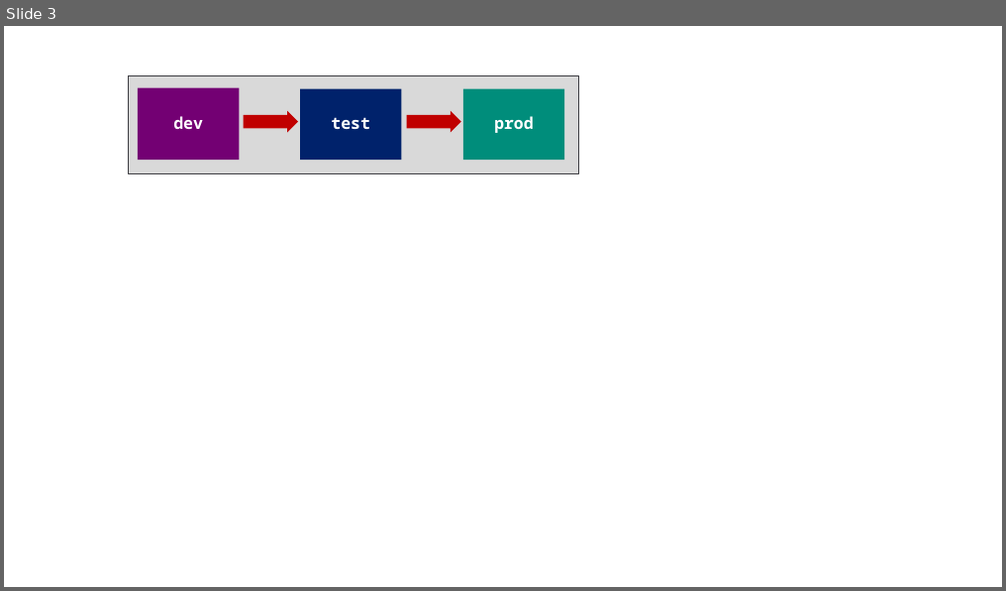
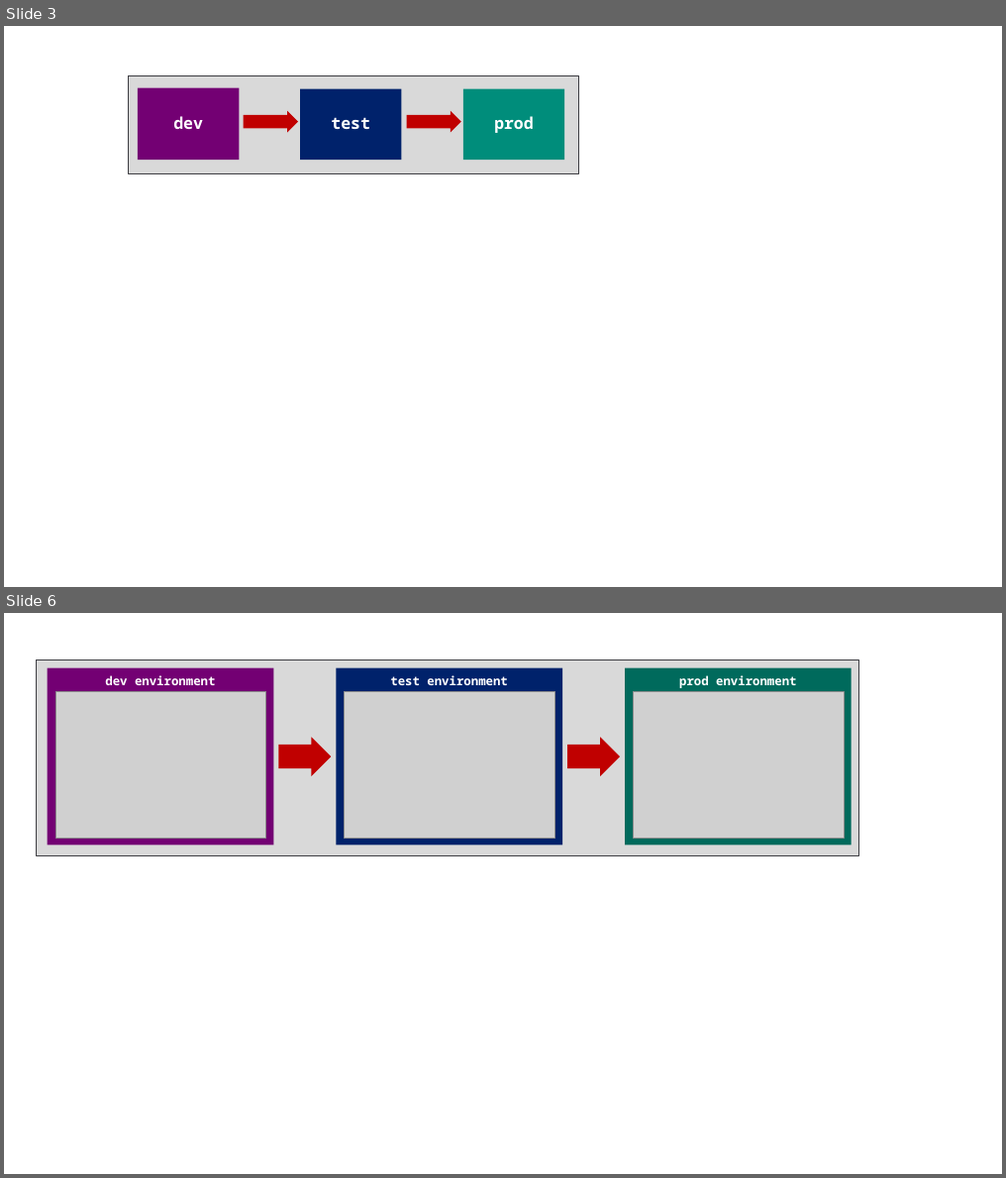
Before and after one commit to FabricDevCamp/fabric-cicd-whitepaper, a slide deck: pptx/Part 1 - Overview of Fabric CICD.pptx. Shown one above the other, each under a label of ours: slide 3 before the commit, slides 3 and 6 after it; the slides between them are not shown. The pictures are 1006x591 and 1006x1178 pixels, drawn with LibreOffice and Linux fonts; fonts in the diff are those of the drawing; grey boxes stand for pictures. Boxes give left, top, right and bottom in pixels: in the first picture for what was removed or moved away, otherwise in the second. Text is boxed around its words. In the diff, an @@ line names an element or a change of style, - is before the commit and + after.

```diff
--- a/pptx/Part 1 - Overview of Fabric CICD.pptx
+++ b/pptx/Part 1 - Overview of Fabric CICD.pptx
@@ slide 6 added at box(4, 613, 1002, 1174), background #FFFFFF @@
@@ group added at box(37, 660, 858, 856): 4 rectangles, 3 pictures, 2 right arrows @@
+dev environment
+test environment
+prod environment
```
Also in this commit, not shown: 2 slides changed, 7 other slides added, 1 other file.
